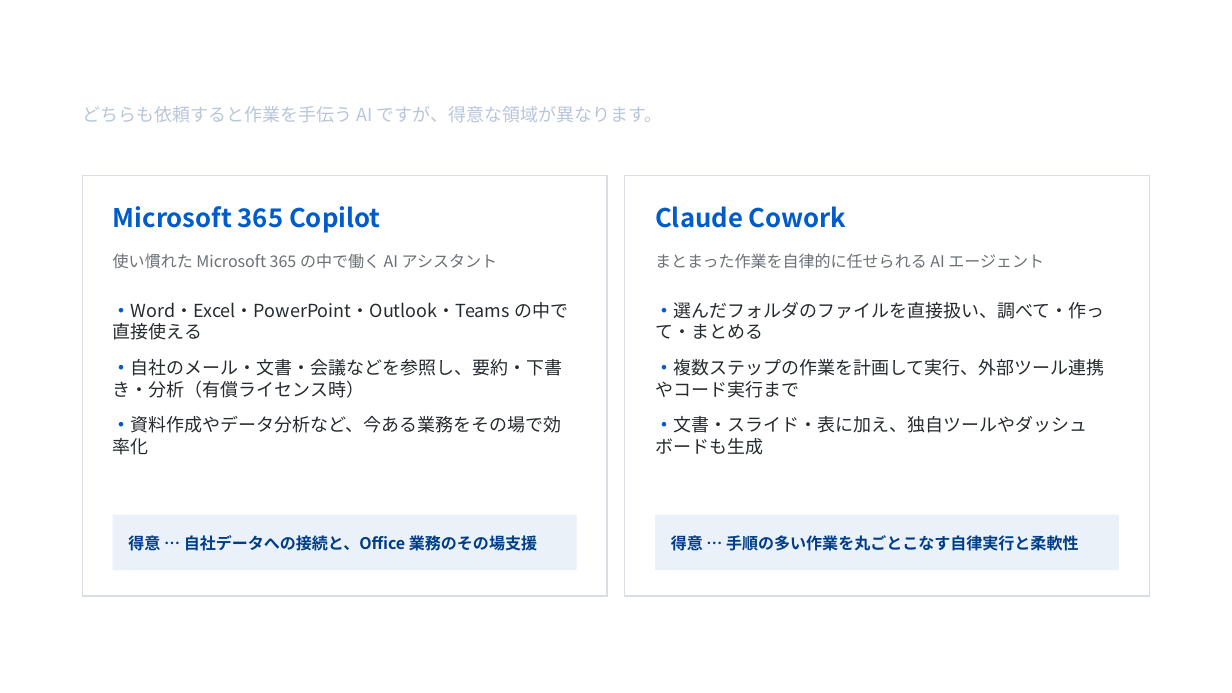
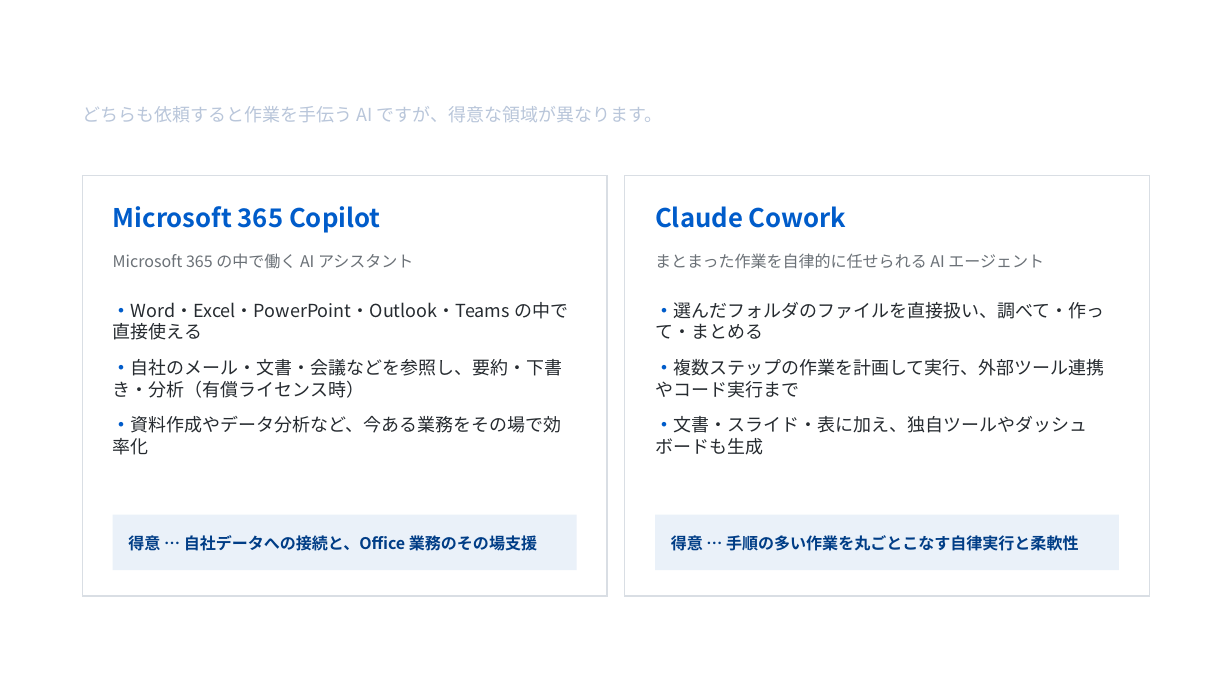
Before and after one commit to ctc-itkr/claude-hands-on, a slide deck: slide 2 of 配布/Copilot_Cowork_かんたん比較.pptx. Drawn at 1232x693 pixels with LibreOffice and Linux fonts; fonts in the diff are those of the drawing; background and template pictures are left out. Boxes give left, top, right and bottom in pixels: in the first picture for what was removed or moved away, otherwise in the second. Text is boxed around its words. In the diff, an @@ line names an element or a change of style, - is before the commit and + after.

```diff
--- a/配布/Copilot_Cowork_かんたん比較.pptx
+++ b/配布/Copilot_Cowork_かんたん比較.pptx
@@ text at [113, 253, 413, 268]: text changed @@
-使い慣れた Microsoft 365 の中で働く AI アシスタント
+Microsoft 365 の中で働く AI アシスタント
```
Also in this commit, not shown: 2 other slides changed.
